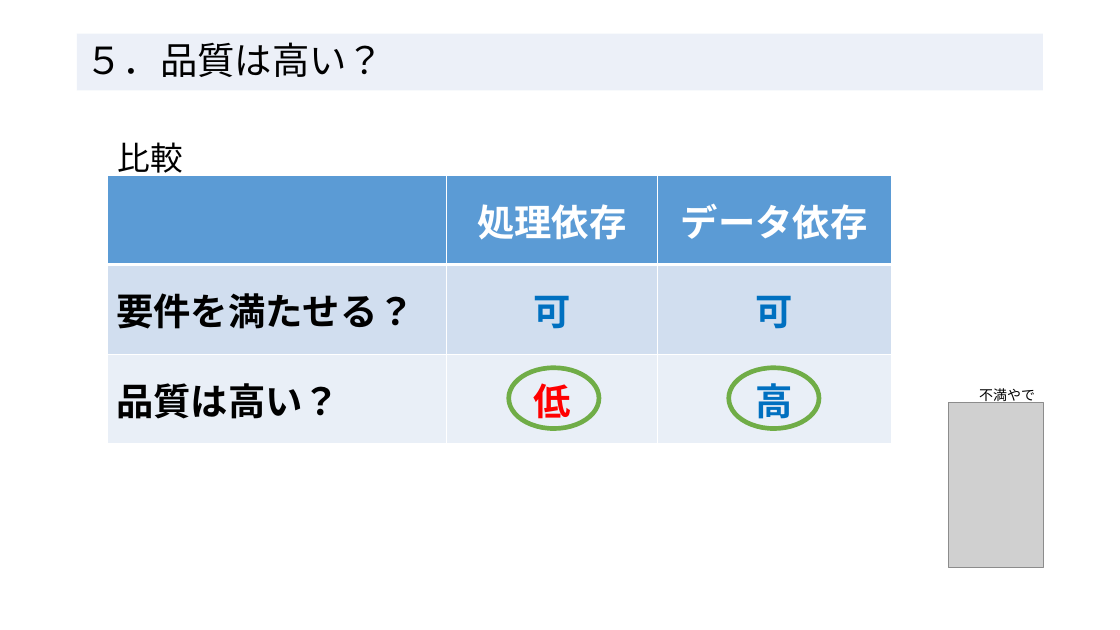
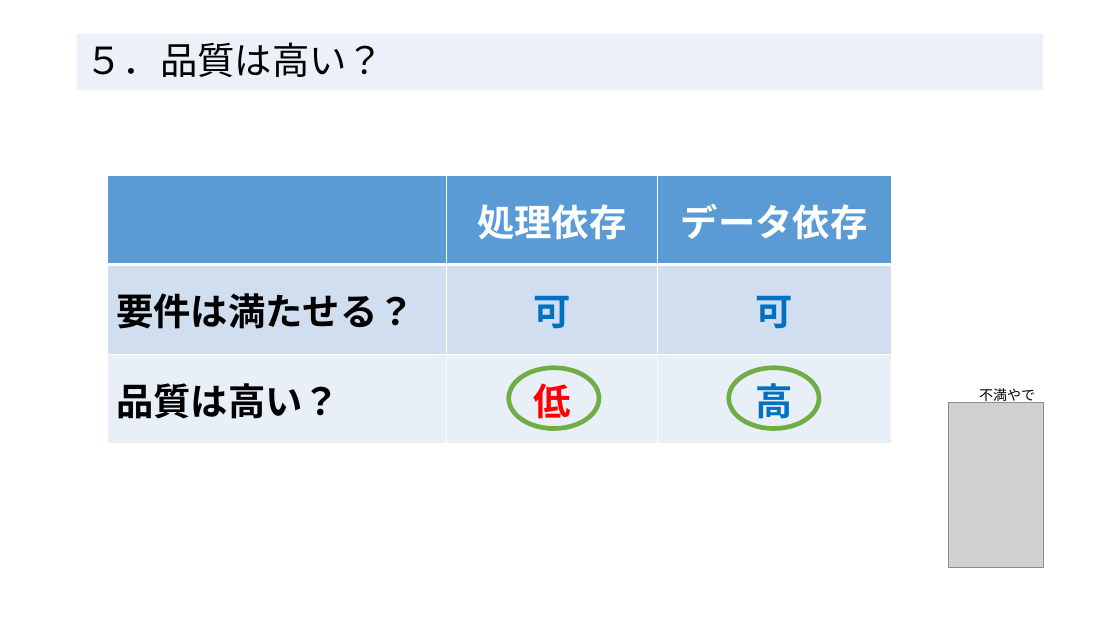
Before and after one commit to RyotoKuroki/QualityDependsOnDataApplication, a slide deck: slide 7 of 処理依存よりデータ依存_エンジニアの輪20250215.pptx. Drawn at 1120x630 pixels with LibreOffice and Linux fonts; fonts in the diff are those of the drawing; grey boxes stand for pictures. Boxes give left, top, right and bottom in pixels: in the first picture for what was removed or moved away, otherwise in the second. Text is boxed around its words. In the diff, an @@ line names an element or a change of style, - is before the commit and + after.

```diff
--- a/処理依存よりデータ依存_エンジニアの輪20250215.pptx
+++ b/処理依存よりデータ依存_エンジニアの輪20250215.pptx
@@ text removed at [118,142,183,179] @@
-比較
@@ table at [108,176,892,444] @@
-row 2, column 1: 要件を満たせる？
+row 2, column 1: 要件は満たせる？
```
Also in this commit, not shown: 6 other slides changed.
